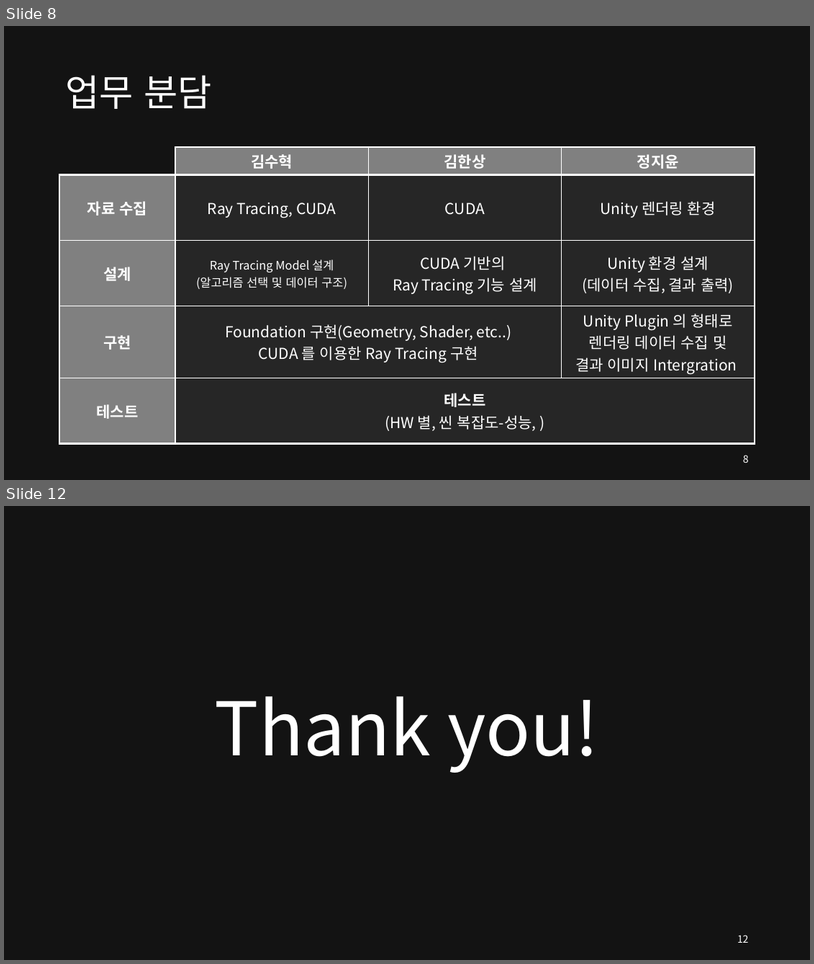
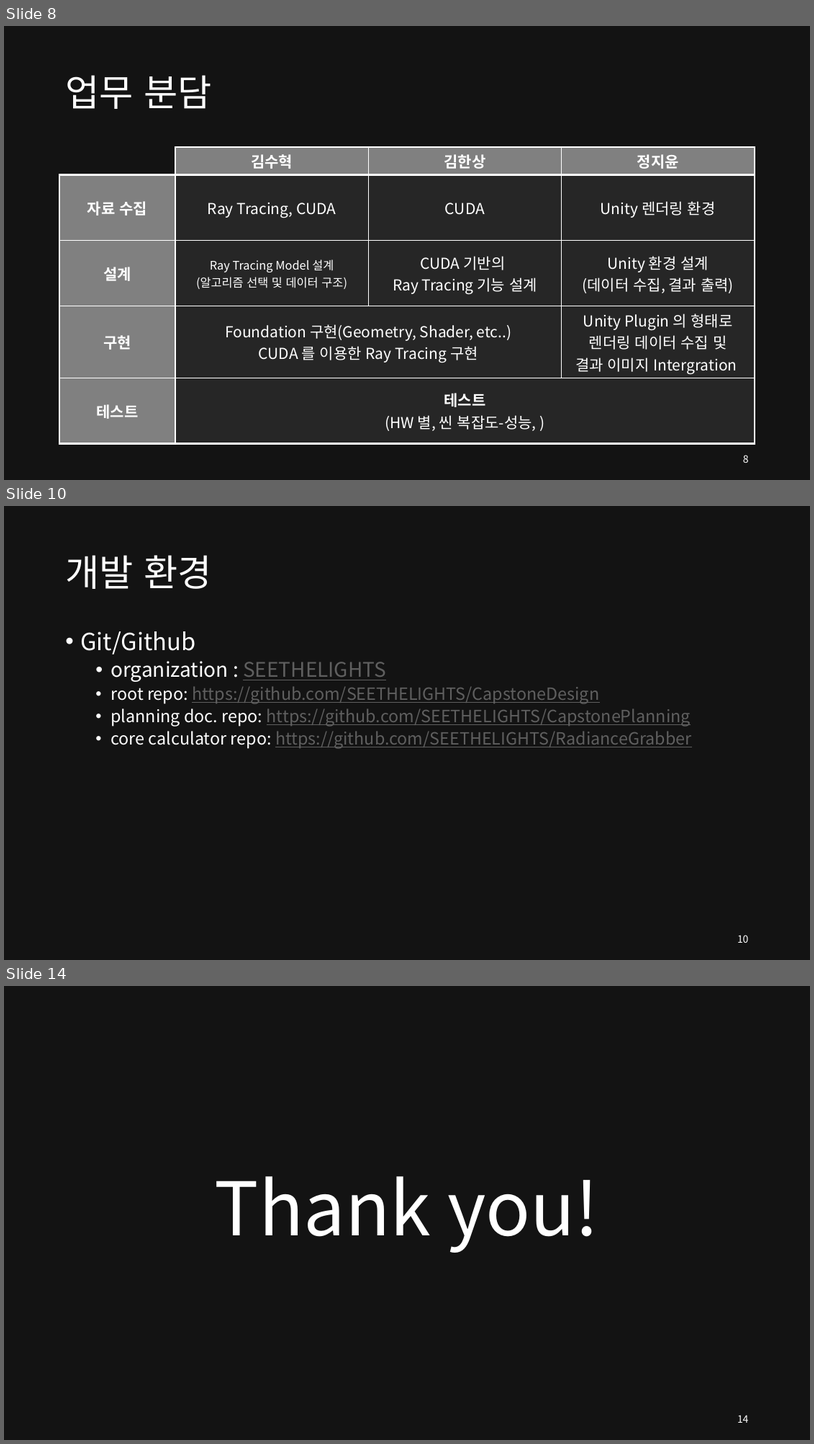
Before and after one commit to SEETHELGIHT/CapstonePlanning, a slide deck: doc/GPU-Accelerated_Ray_Tracing.pptx. Shown one above the other, each under a label of ours: slides 8 and 12 before the commit, slides 8, 10 and 14 after it; the slides between them are not shown. The pictures are 814x964 and 814x1444 pixels, drawn with LibreOffice and Linux fonts; fonts in the diff are those of the drawing. Boxes give left, top, right and bottom in pixels: in the first picture for what was removed or moved away, otherwise in the second. Text is boxed around its words. In the diff, an @@ line names an element or a change of style, - is before the commit and + after.

```diff
--- a/doc/GPU-Accelerated_Ray_Tracing.pptx
+++ b/doc/GPU-Accelerated_Ray_Tracing.pptx
@@ slide 10 added at (4, 506, 810, 960), background #131313 @@
@@ title added at (65, 555, 211, 589), 44 pt, text #FFFFFF @@
+개발 환경
@@ text added at (80, 631, 692, 749), 20 pt, text #5F5F5F, underline @@
+• Git/Github
+  • organization : SEETHELIGHTS
+  • root repo: https://github.com/SEETHELIGHTS/CapstoneDesign
+  • planning doc. repo: https://github.com/SEETHELIGHTS/CapstonePlanning
+  • core calculator repo: https://github.com/SEETHELIGHTS/RadianceGrabber
@@ page number added at (738, 934, 749, 942), 12 pt, text #FFFFFF @@
+10
@@ what was slide 12 is now slide 14 @@
@@ page number at (738, 1414, 749, 1422): text changed @@
-12
+14
```
Also in this commit, not shown: 4 slides changed, 1 other slide added.
